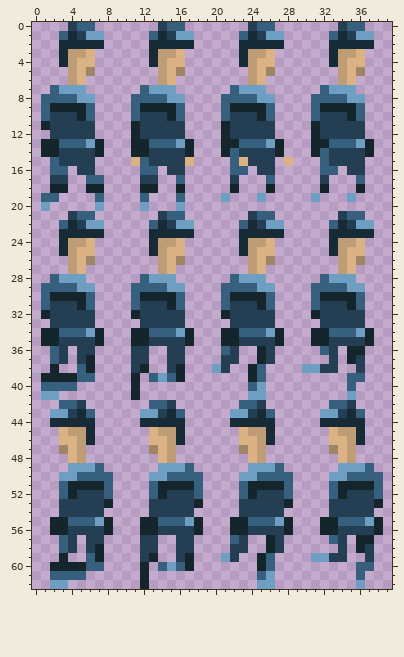
Pixel-art sprite: img/playerSpriteSheet.png. Above: the version before the commit.
The file is 160x252 pixels, drawn in blocks of 4x4; one block is one cell here.
And afterwards:
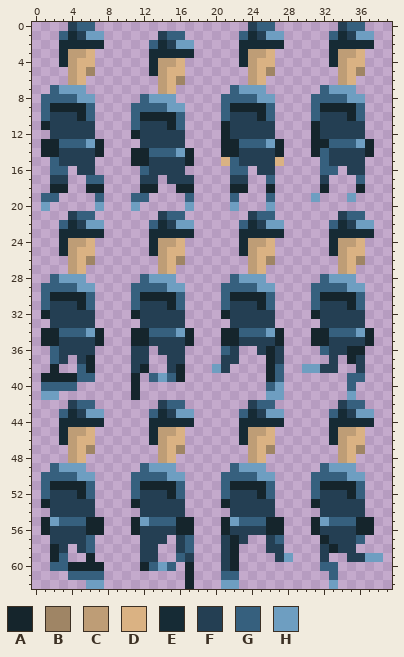
Palette (. is transparent): A #15252c  B #9f8565  C #be9d76  D #dab283  E #162b35  F #243f53  G #36607e  H #6e9ec1
Author's note on the commit: Implemented Spritesheet for monsters, improved for player
Difference:
Changed rows in their new state; - is an unchanged pixel.
first column x 11:
 0 ---...------------
 1 --.FGG.-----------
 2 --G-FHH-----------
 3 ---EEEE-----------
 4 ----C-------------
 5 --E--D------------
 6 -----B------------
 7 -..CD-------------
 8 .-HH-.------------
 9 -GGGHH------------
10 -AAA--------------
11 G---AG------------
13 .FFFFF.-----------
14 --GGGH-----A------
15 AA----A---D-F---D.
16 --FF--------------
17 ----FFF-----F-----
18 ------A-----A-----
19 G----.G---.G--.G--
20 H.---.H----H---H--
first column x 1:
36 ---F---------F----------FAF------F----
37 ------------------------.AF-----------
38 -----------------------..AG-----------
39 -----------------------..AG-----------
40 -----------------------..GH-----------
41 -----------------------..HH-----------
42 --.FGG------.FGG------.FGG------.FGG--
43 -.GEFHH----.GEFHH----.GEFHH----.GEFHH-
44 -.----E----.----E----.----E----.----E-
45 --E--D------E--D------E--D------E--D--
46 --ECDD------ECDD------ECDD------ECDD--
47 --.CDB------.CDB------.CDB------.CDB--
48 ---CD--------CD--------CD--------CD---
49 -GH--..----GH--..----GH--..----GH--..-
50 GGGGHH..--GGGGHH..--GGGGHH..--GGGGHH..
51 GAA--G..--GAA--G..--GAA--G..--GAA--G..
52 GFFFAG..--GFFFAG..--GFFFAG..--GFFFAG..
53 AF----..--AF----..--AF----..--AF----..
54 -F----.----F----.----F----.----F----.-
55 AHG--AA.--AHG--AA.--AHG--AA.--AHG--AA.
56 AFF--AA.--AFF--AA.--AFF--AA.--AFF--AA.
57 -FF-FG.------F--G---FA---FG----AF-FG.-
58 -AF.FG.---------G---FA.--F-----FA-F..-
59 -AG--A.-----F--GF---FA--..FH--.F..FFHH
60 -GG--AA-----GHG.----FA--..-----GG--..-
61 -..--GG----.----A---GG--..------G--.--
62 -..--HH----.----A---HH--..------H--.--
Pixel boxes of the changes (left, top, right, bottom) in both pictures:
changed: (131, 22, 194, 211)
changed: (221, 148, 293, 211)
changed: (41, 346, 383, 589)
